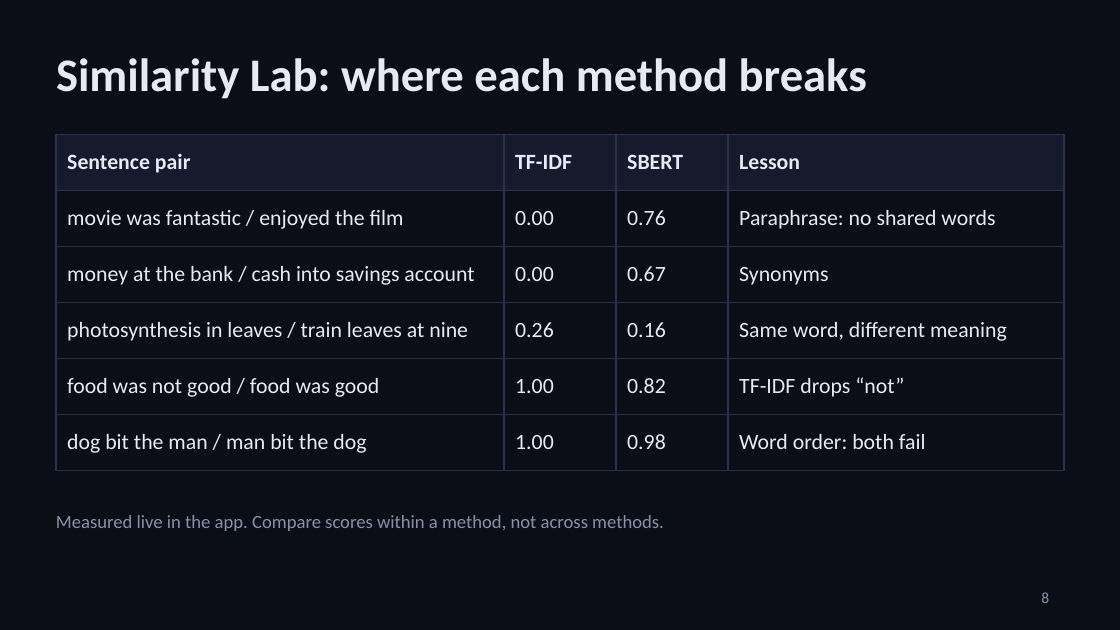
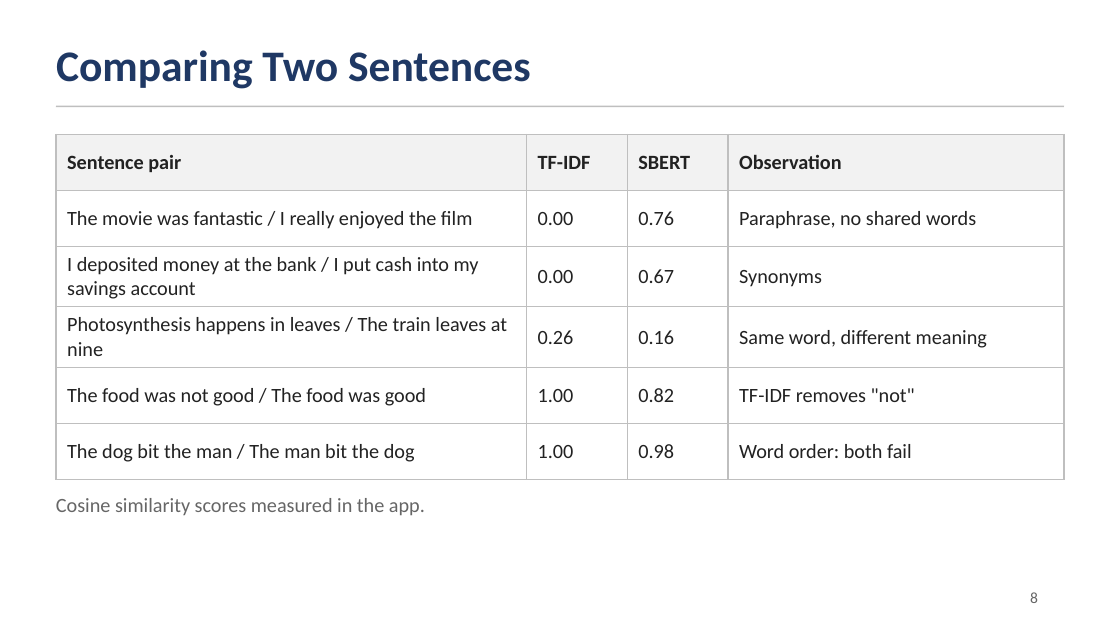
Before and after one commit to sriyansv/MeaningMap, a slide deck: slide 8 of docs/MeaningMap_Slides.pptx. Drawn at 1120x630 pixels with LibreOffice and Linux fonts; fonts in the diff are those of the drawing. Boxes give left, top, right and bottom in pixels: in the first picture for what was removed or moved away, otherwise in the second. Text is boxed around its words. In the diff, an @@ line names an element or a change of style, - is before the commit and + after.

```diff
--- a/docs/MeaningMap_Slides.pptx
+++ b/docs/MeaningMap_Slides.pptx
@@ background #0B0D17 to #FFFFFF @@
@@ title at [56,50,531,89]: text changed; size 30 to 28 pt; text colour #E7E9F3 to #1F3864 @@
-Similarity Lab: where each method breaks
+Comparing Two Sentences
@@ line added from (56, 106) to (1064, 106), #BFBFBF 1 pt @@
@@ table at [56,134,1064,466] @@
-row 1, column 4: Lesson
+row 1, column 4: Observation
-row 2, column 1: movie was fantastic / enjoyed the film
+row 2, column 1: The movie was fantastic / I really enjoyed the film
-row 2, column 4: Paraphrase: no shared words
+row 2, column 4: Paraphrase, no shared words
-row 3, column 1: money at the bank / cash into savings account
+row 3, column 1: I deposited money at the bank / I put cash into my savings account
-row 4, column 1: photosynthesis in leaves / train leaves at nine
+row 4, column 1: Photosynthesis happens in leaves / The train leaves at nine
-row 5, column 1: food was not good / food was good
+row 5, column 1: The food was not good / The food was good
@@ row 5, column 4: "TF-IDF drops “not”" to "TF-IDF removes "not"" @@
-row 6, column 1: dog bit the man / man bit the dog
+row 6, column 1: The dog bit the man / The man bit the dog
@@ fill #151A2C to #F2F2F2 in row 1 @@
@@ fill #0B0D17 to none in 20 cells @@
@@ size 14 to 13 pt, text colour #E7E9F3 to #222222 in "Sentence pair", "TF-IDF", "SBERT", "0.00" and 12 more places @@
@@ borders changed @@
@@ text at [56,498,425,515]: text changed; size 12 to 13 pt; text colour #8A90A8 to #666666 @@
-Measured live in the app. Compare scores within a method, not across methods.
+Cosine similarity scores measured in the app.
@@ page number: place and size @@
-page number at [1041,592,1049,603]
+page number at [1030,592,1038,603]
@@ page number at [1030,592,1038,603]: text colour #8A90A8 to #666666 @@
```
Also in this commit, not shown: 2 other slides changed, 8 slides added, 10 slides removed, 5 other files.
